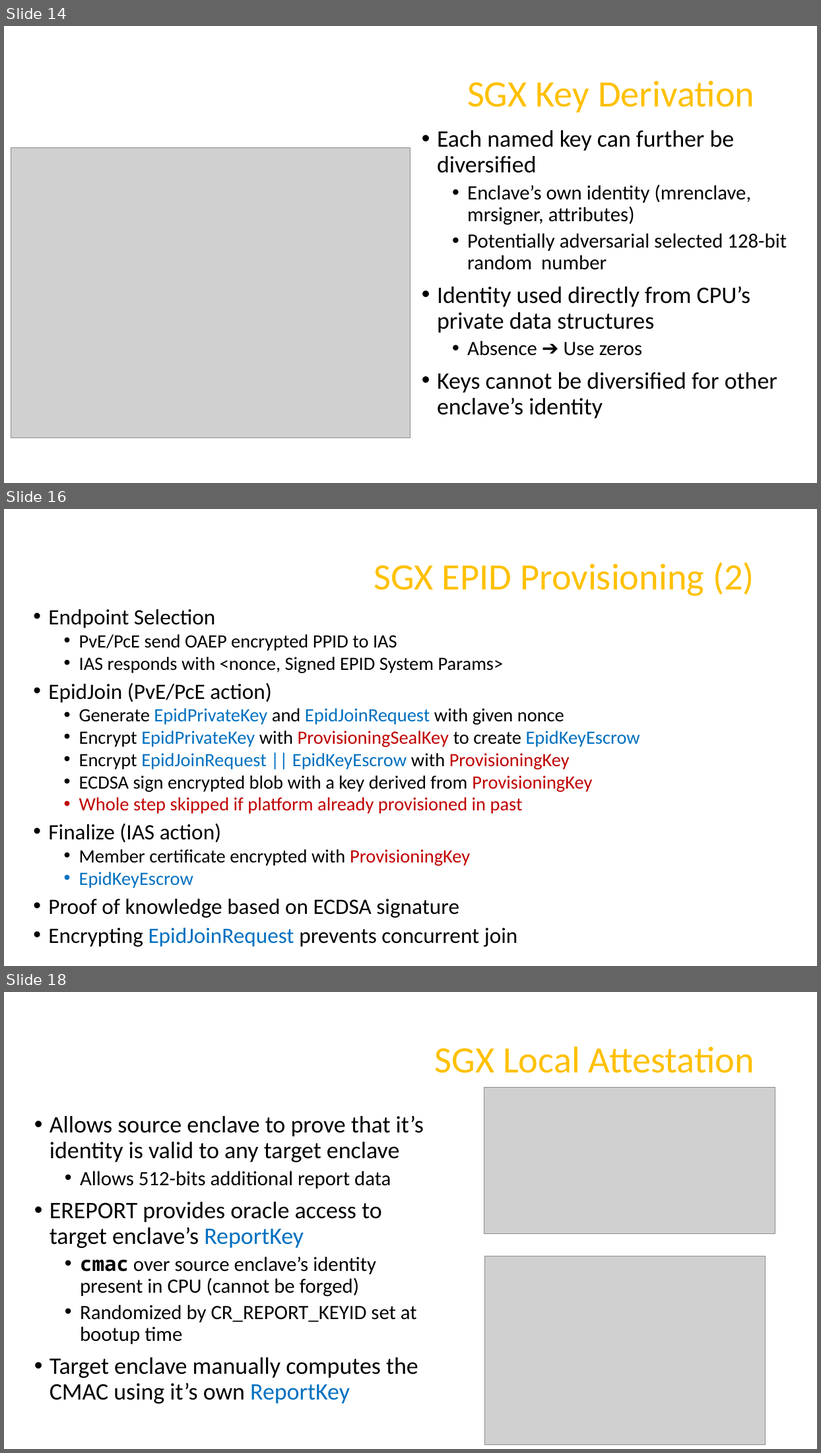
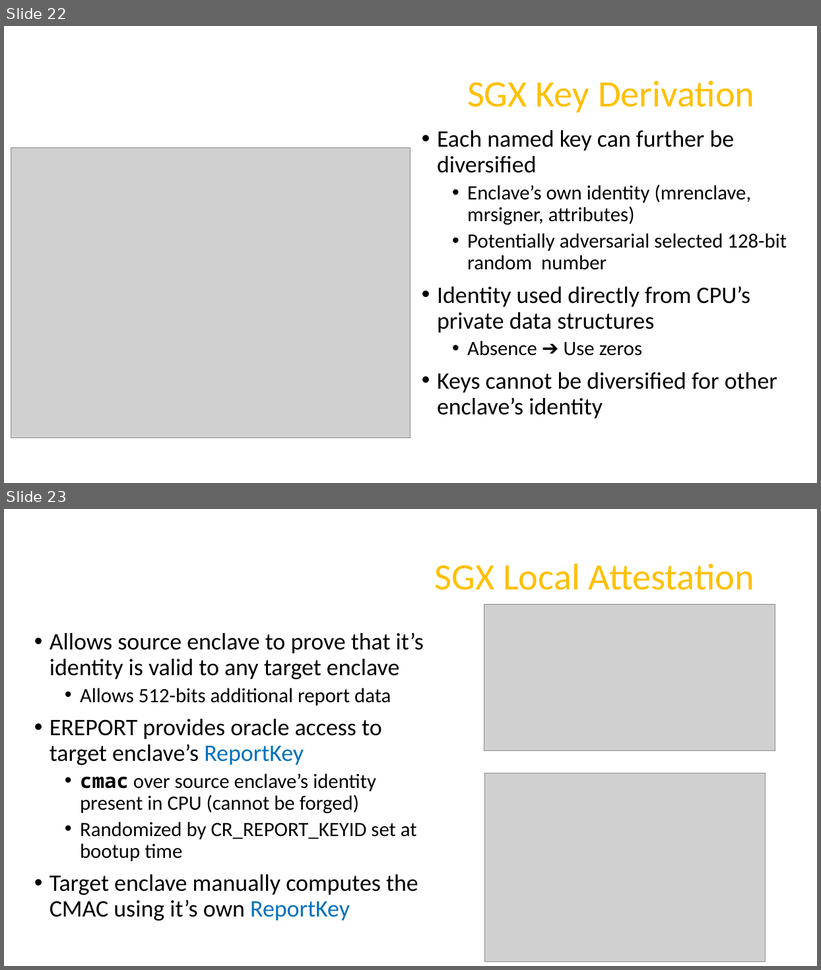
Before and after one commit to axelexic/sgx_remote_attestation_bh_17, a slide deck: presentation/us-17-Swami-SGX-Remote-Attestation-Is-Not-Sufficient.pptx. Shown one above the other, each under a label of ours: slides 14, 16 and 18 before the commit, slides 22 and 23 after it; the slides between them are not shown. The pictures are 821x1453 and 821x970 pixels, drawn with LibreOffice and Linux fonts; fonts in the diff are those of the drawing; grey boxes stand for pictures; background and template pictures are left out. Boxes give left, top, right and bottom in pixels: in the first picture for what was removed or moved away, otherwise in the second. Text is boxed around its words. In the diff, an @@ line names an element or a change of style, - is before the commit and + after.

```diff
--- a/presentation/us-17-Swami-SGX-Remote-Attestation-Is-Not-Sufficient.pptx
+++ b/presentation/us-17-Swami-SGX-Remote-Attestation-Is-Not-Sufficient.pptx
@@ slide 16 removed at [4,509,817,966], background picture (left out) @@
@@ title removed at [374,562,754,596] @@
-SGX EPID Provisioning (2)
@@ text removed at [48,609,640,947] @@
-• Endpoint Selection
-  • PvE/PcE send OAEP encrypted PPID to IAS
-  • IAS responds with <nonce, Signed EPID System Params>
-• EpidJoin (PvE/PcE action)
-  • Generate EpidPrivateKey and EpidJoinRequest with given nonce
-  • Encrypt EpidPrivateKey with ProvisioningSealKey to create EpidKeyEscrow
-  • Encrypt EpidJoinRequest || EpidKeyEscrow with ProvisioningKey
-  • ECDSA sign encrypted blob with a key derived from ProvisioningKey
-  • Whole step skipped if platform already provisioned in past
-• Finalize (IAS action)
-  • Member certificate encrypted with ProvisioningKey
-  • EpidKeyEscrow
-• Proof of knowledge based on ECDSA signature
-• Encrypting EpidJoinRequest prevents concurrent join
@@ what was slide 14 is now slide 22 @@
@@ what was slide 18 is now slide 23 @@
```
Also in this commit, not shown: 13 slides changed, 4 slides added, 1 other slide removed, 3 other files.
